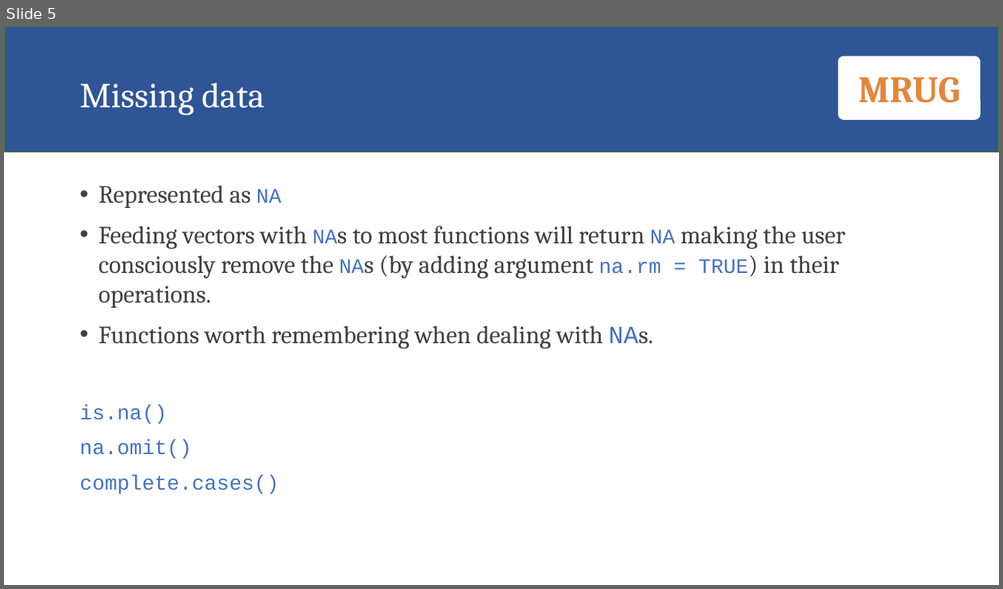
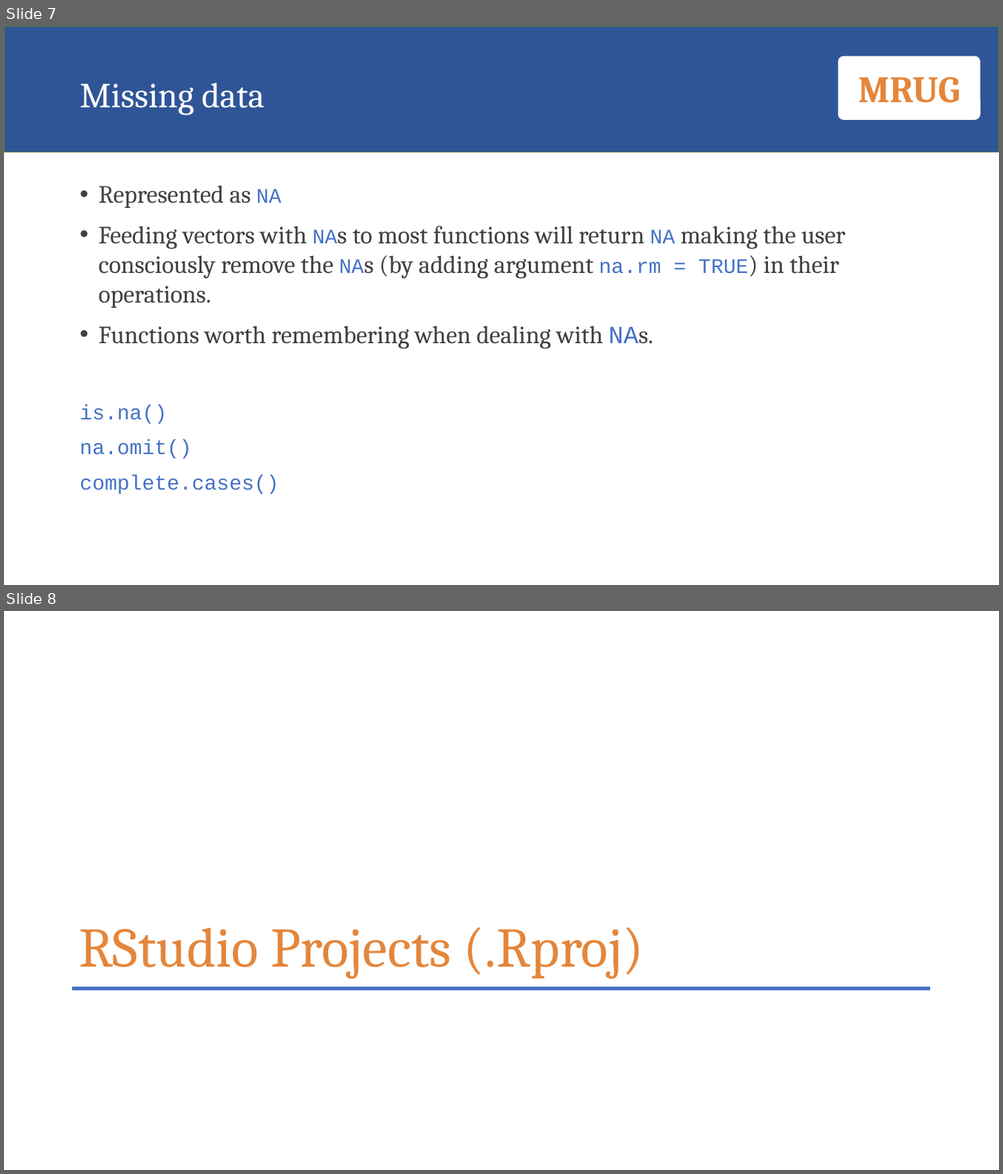
Before and after one commit to zawmtun/MRUG-R-Basics, a slide deck: 01-vectors_and_subsetting/vectors_and_subsetting.pptx. Shown one above the other, each under a label of ours: slide 5 before the commit, slides 7 and 8 after it. The pictures are 1003x589 and 1003x1174 pixels, drawn with LibreOffice and Linux fonts; fonts in the diff are those of the drawing. Boxes give left, top, right and bottom in pixels: in the first picture for what was removed or moved away, otherwise in the second. Text is boxed around its words. In the diff, an @@ line names an element or a change of style, - is before the commit and + after.

```diff
--- a/01-vectors_and_subsetting/vectors_and_subsetting.pptx
+++ b/01-vectors_and_subsetting/vectors_and_subsetting.pptx
@@ slide 8 added at bbox=[4, 611, 999, 1170], background #FFFFFF @@
@@ title added at bbox=[79, 927, 643, 979], 54 pt, text #E4863B @@
+RStudio Projects (.Rproj)
@@ line added from (72, 988) to (930, 988), #4472C4 3 pt @@
@@ what was slide 5 is now slide 7 @@
```
Also in this commit, not shown: 4 other slides added, 1 other file.
